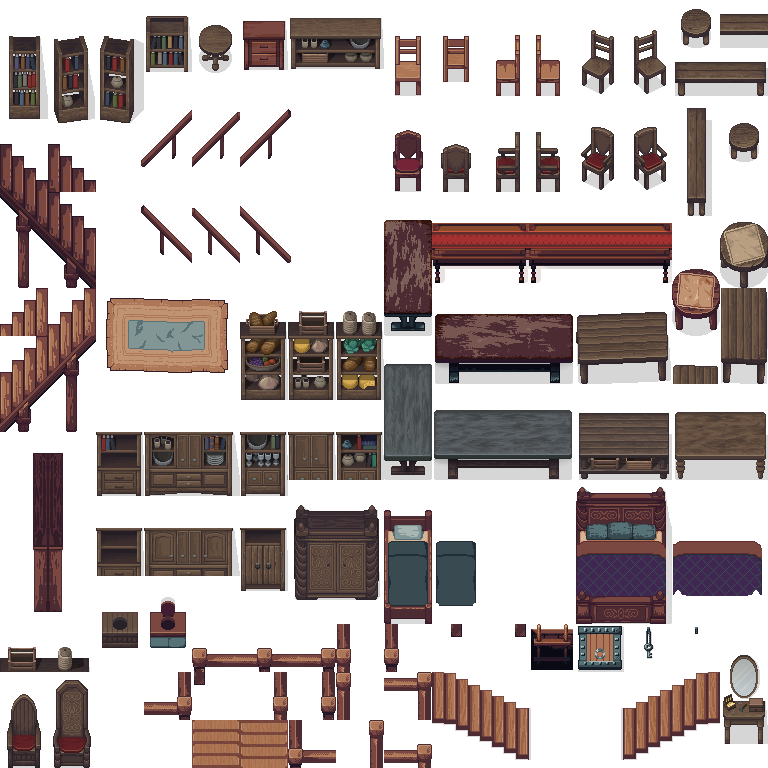
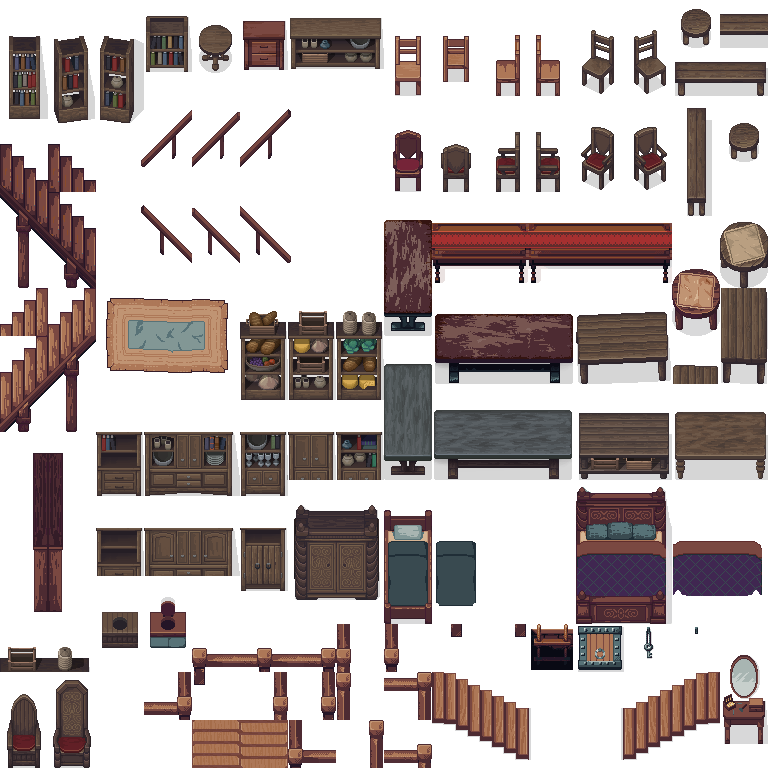
Before/after of a 768x768 layered artwork. What changed in the layer stack:
removed layer "Layer 21" over left=723, top=655, right=768, bottom=744
added layer "Layer 21" above "Layer 1" over left=723, top=655, right=768, bottom=744